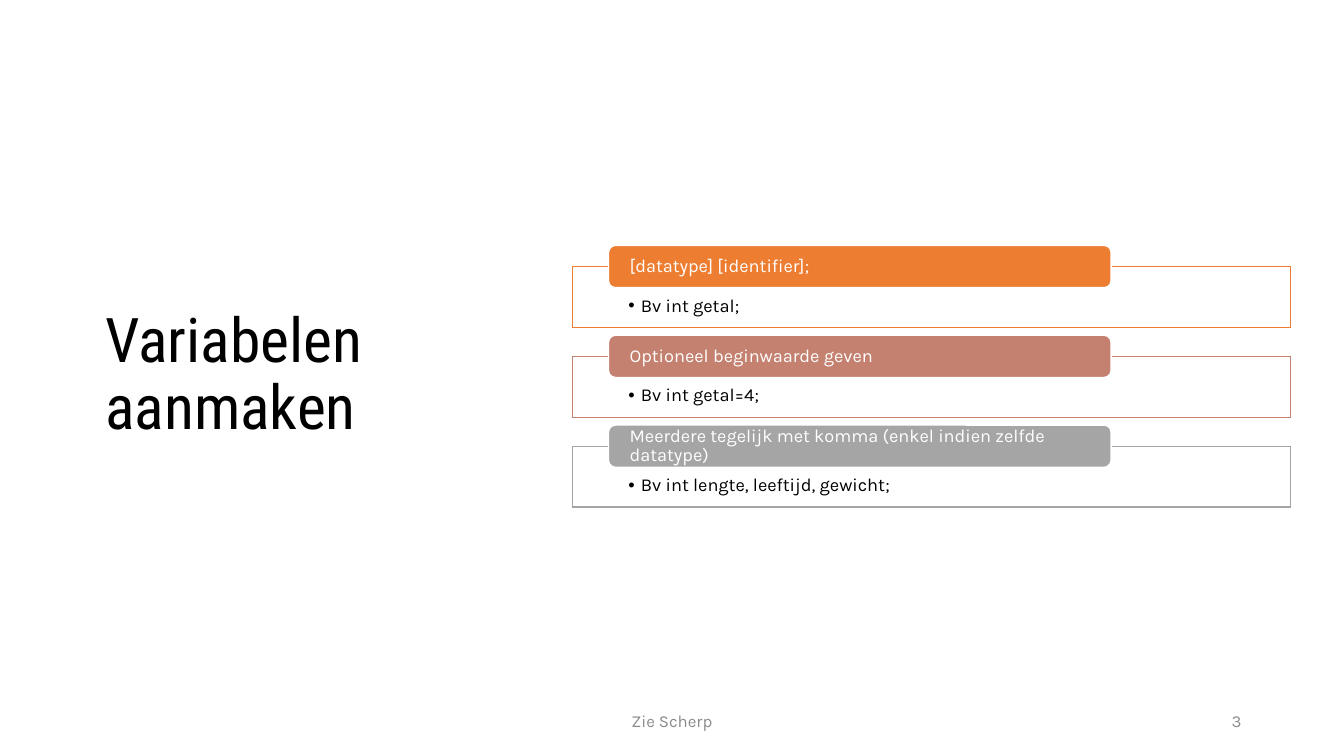
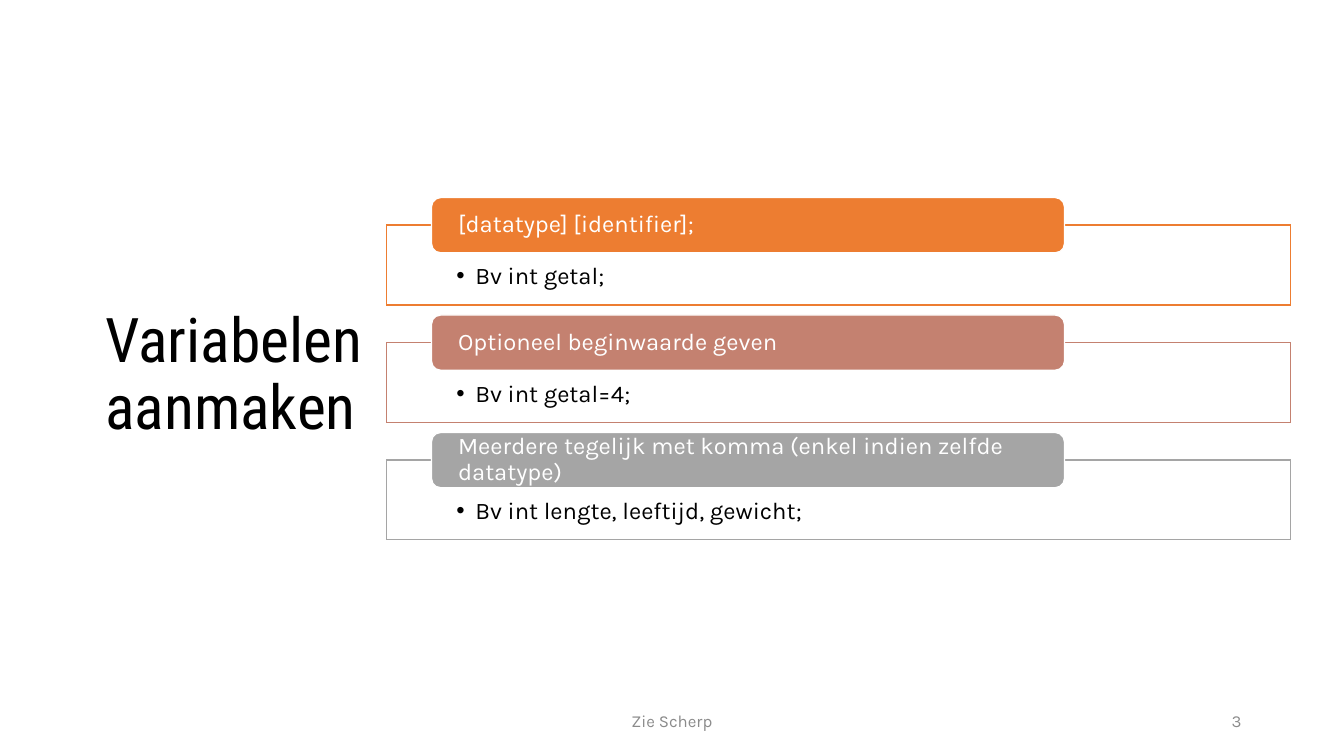
Before and after one commit to timdams/csharpbook, a slide deck: slide 3 of _SLIDES/2020/H2- De basiconcepten van cs/H2_3_Variabelen.pptx. Drawn at 1344x756 pixels with LibreOffice and Linux fonts; fonts in the diff are those of the drawing; background and template pictures are left out. Boxes give left, top, right and bottom in pixels: in the first picture for what was removed or moved away, otherwise in the second. Text is boxed around its words. In the diff, an @@ line names an element or a change of style, - is before the commit and + after.

```diff
--- a/_SLIDES/2020/H2- De basiconcepten van cs/H2_3_Variabelen.pptx
+++ b/_SLIDES/2020/H2- De basiconcepten van cs/H2_3_Variabelen.pptx
@@ rounded rectangle: place and size @@
-rounded rectangle at (609, 245, 1112, 287)
+rounded rectangle at (432, 198, 1065, 253)
@@ size 13 to 17 pt; more space between paragraphs in 3 elements at (458, 333, 777, 356), (458, 437, 1003, 486), (458, 214, 693, 238) @@
@@ text "[datatype] [identifier];": place and size @@
-text "[datatype] [identifier];" at (630, 258, 809, 277)
+text "[datatype] [identifier];" at (458, 214, 693, 238)
@@ size 13 to 17 pt; indent changed in 3 elements at (475, 385, 630, 408), (475, 502, 802, 525), (475, 267, 605, 290) @@
@@ text "Bv int getal;": place and size @@
-text "Bv int getal;" at (641, 299, 739, 317)
+text "Bv int getal;" at (475, 267, 605, 290)
@@ rectangle: place and size @@
-rectangle at (573, 266, 1291, 327)
+rectangle at (386, 225, 1291, 304)
@@ rounded rectangle: place and size @@
-rounded rectangle at (609, 336, 1112, 378)
+rounded rectangle at (432, 316, 1065, 371)
@@ text "Optioneel beginwaarde geven": place and size @@
-text "Optioneel beginwaarde geven" at (630, 349, 873, 367)
+text "Optioneel beginwaarde geven" at (458, 333, 777, 356)
@@ text "Bv int getal=4;": place and size @@
-text "Bv int getal=4;" at (641, 388, 759, 406)
+text "Bv int getal=4;" at (475, 385, 630, 408)
@@ rectangle: place and size @@
-rectangle at (573, 357, 1291, 417)
+rectangle at (386, 343, 1291, 422)
@@ rounded rectangle: place and size @@
-rounded rectangle at (609, 425, 1112, 468)
+rounded rectangle at (432, 433, 1065, 488)
@@ text "Meerdere tegelijk met komma (enkel ...": place and size @@
-text "Meerdere tegelijk met komma (enkel ..." at (630, 429, 1044, 465)
+text "Meerdere tegelijk met komma (enkel ..." at (458, 437, 1003, 486)
@@ text "Bv int lengte, leeftijd, gewicht;": place and size @@
-text "Bv int lengte, leeftijd, gewicht;" at (641, 478, 890, 496)
+text "Bv int lengte, leeftijd, gewicht;" at (475, 502, 802, 525)
@@ rectangle: place and size @@
-rectangle at (573, 447, 1291, 507)
+rectangle at (386, 460, 1291, 539)
```
Also in this commit, not shown: 1 other slide changed, 4 other files.
